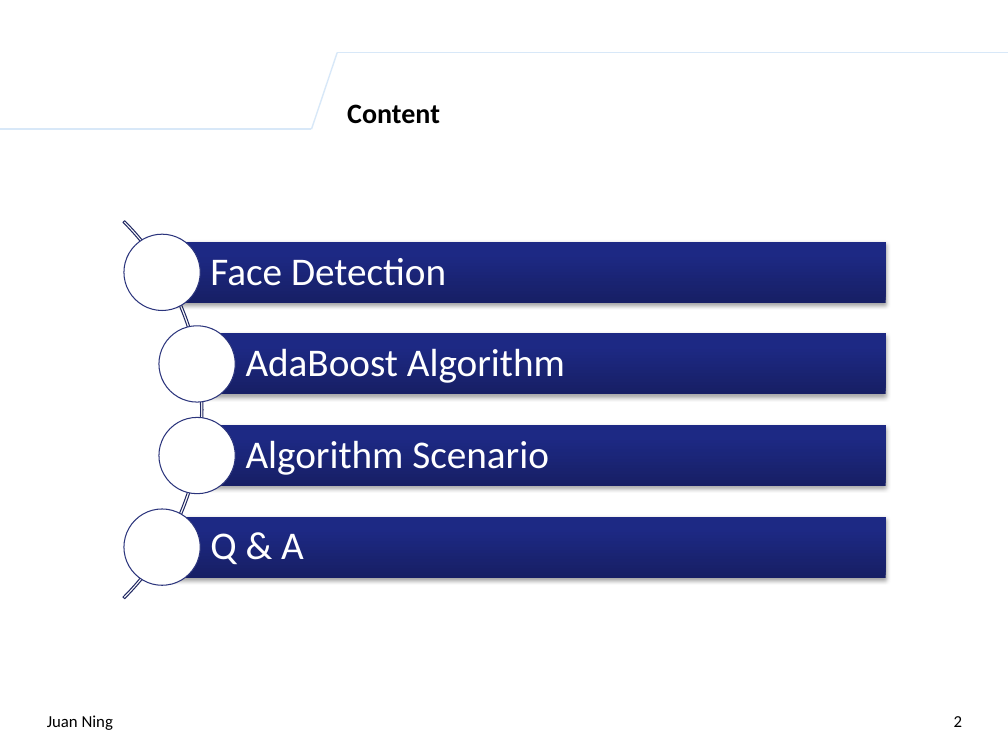
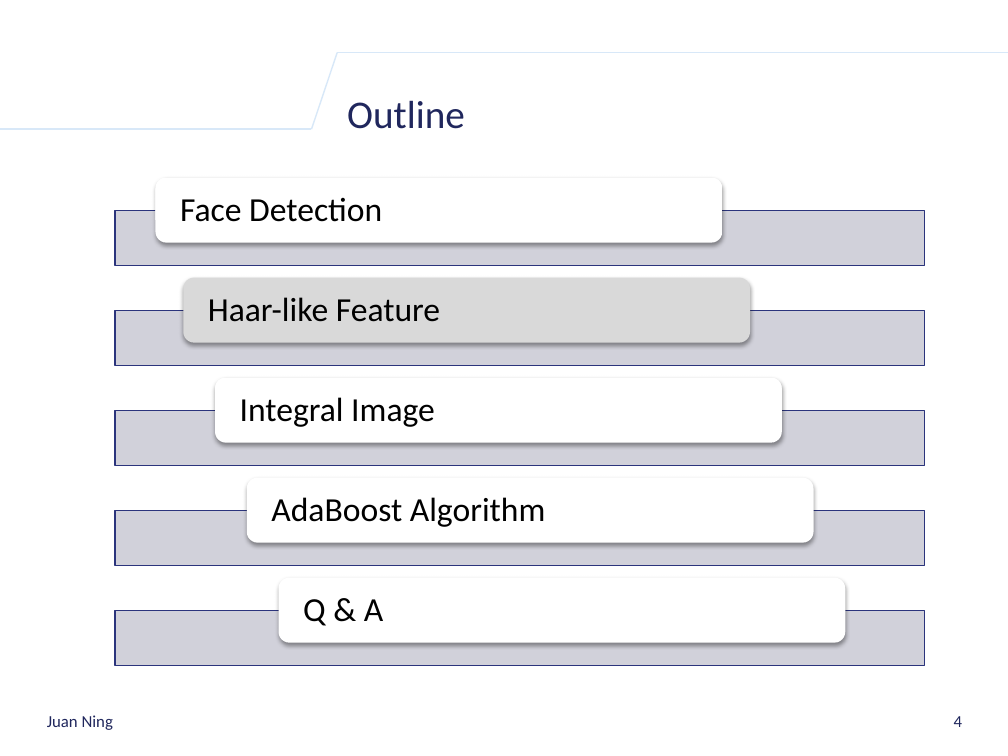
Before and after one commit to k-ning/SHARING, a slide deck: slide 4 of AdaBoost_Algorithm_Presentation.pptx (slide 2 before the commit). Drawn at 1008x756 pixels with LibreOffice and Linux fonts; fonts in the diff are those of the drawing; background and template pictures are left out. Boxes give left, top, right and bottom in pixels: in the first picture for what was removed or moved away, otherwise in the second. Text is boxed around its words. In the diff, an @@ line names an element or a change of style, - is before the commit and + after.

```diff
--- a/AdaBoost_Algorithm_Presentation.pptx
+++ b/AdaBoost_Algorithm_Presentation.pptx
@@ title at box(347, 100, 465, 129): text changed; size 20 to 28 pt; text colour #000000 to #20275D; bold off @@
-Content
+Outline
@@ text "Face Detection": place and size @@
-text "Face Detection" at box(210, 258, 446, 286)
+text "Face Detection" at box(180, 198, 382, 222)
@@ rectangle: place and size @@
-rectangle at box(162, 242, 886, 303)
+rectangle at box(115, 210, 924, 265)
@@ fill gradient #172066 to #1E2984 to #1C2887 to #CDCED7 at 90% opacity; outline none to #2B347C 0.75 pt; shadow off in 4 elements at box(115, 510, 924, 565), box(115, 210, 924, 265), box(115, 410, 924, 466), box(115, 310, 924, 366) @@
@@ rectangle: place and size @@
-rectangle at box(198, 334, 886, 395)
+rectangle at box(115, 310, 924, 366)
@@ rectangle: place and size @@
-rectangle at box(198, 425, 886, 487)
+rectangle at box(115, 410, 924, 466)
@@ group removed at box(0, 142, 549, 676): 4 ellipses, 1 arch (boxed as its full ring), 1 text @@
-Algorithm Scenario
@@ size 28 to 24 pt, text colour #FFFFFF to #000000; less space between paragraphs in 3 elements at box(303, 599, 383, 626), box(180, 198, 382, 222), box(271, 497, 546, 527) @@
@@ text "AdaBoost Algorithm": place and size @@
-text "AdaBoost Algorithm" at box(246, 348, 565, 383)
+text "AdaBoost Algorithm" at box(271, 497, 546, 527)
@@ rectangle: place and size @@
-rectangle at box(162, 517, 886, 579)
+rectangle at box(115, 510, 924, 565)
@@ group added at box(115, 177, 924, 665): 5 rounded rectangles, 2 texts, 1 rectangle @@
+Haar-like Feature
+Integral Image
@@ text "Q & A": place and size @@
-text "Q & A" at box(210, 533, 304, 564)
+text "Q & A" at box(303, 599, 383, 626)
@@ text "Juan Ning" at box(47, 715, 113, 730): text colour #000000 to #20275D @@
@@ page number at box(954, 716, 962, 727): text changed; text colour #000000 to #20275D @@
-2
+4
```
Also in this commit, not shown: 7 other slides changed, 8 slides added, 1 slide removed.
